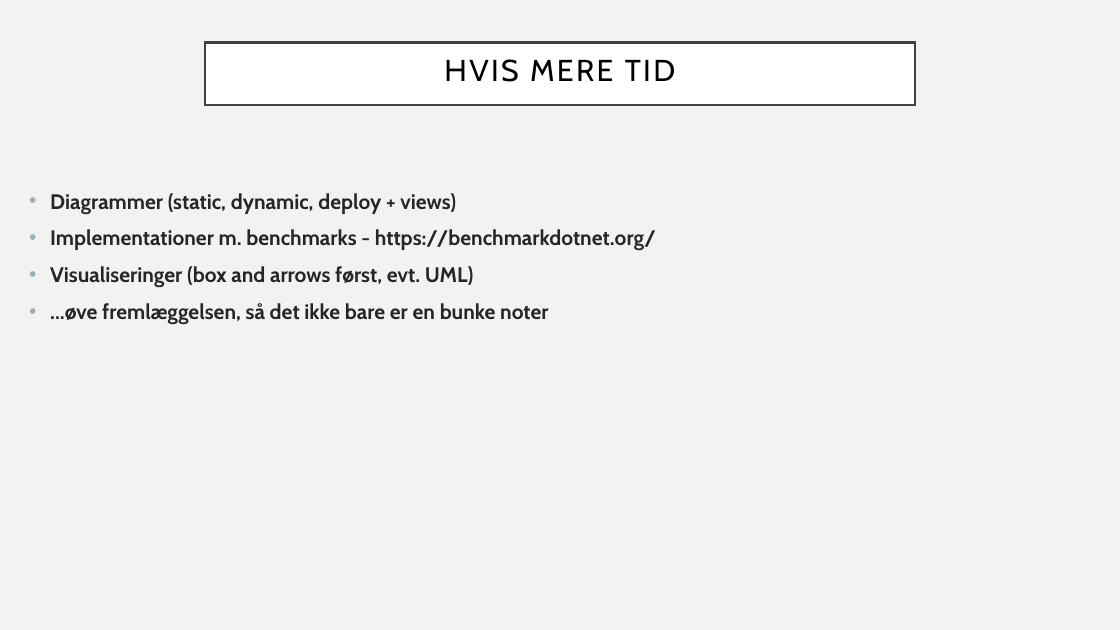
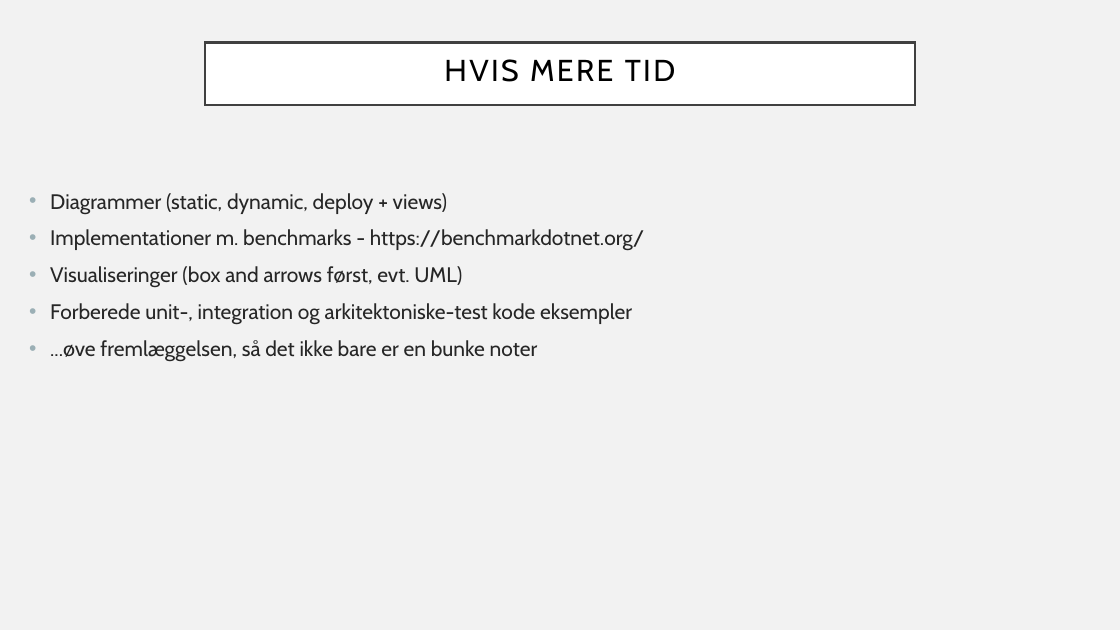
Before and after one commit to Grumlebob/JobInterviewRitzau, a slide deck: slide 15 of Ritzau.odp. Drawn at 1120x630 pixels with LibreOffice and Linux fonts; fonts in the diff are those of the drawing. Boxes give left, top, right and bottom in pixels: in the first picture for what was removed or moved away, otherwise in the second. Text is boxed around its words. In the diff, an @@ line names an element or a change of style, - is before the commit and + after.

```diff
--- a/Ritzau.odp
+++ b/Ritzau.odp
@@ text at [50, 193, 644, 362]: bold off in "Diagrammer (static, dynamic, deploy + views)", "Implementationer m. benchmarks - https://benchmarkdotnet.org ...", "Visualiseringer (box and arrows først, evt. UML)", "...øve fremlæggelsen, så det ikke bare er ..." @@
@@ text at [50, 303, 632, 325]: paragraph added @@
+• Forberede unit-, integration og arkitektoniske-test kode eksempler
```
Also in this commit, not shown: 12 other slides changed, 1 slide added, 2 slides removed, 1 other file.
